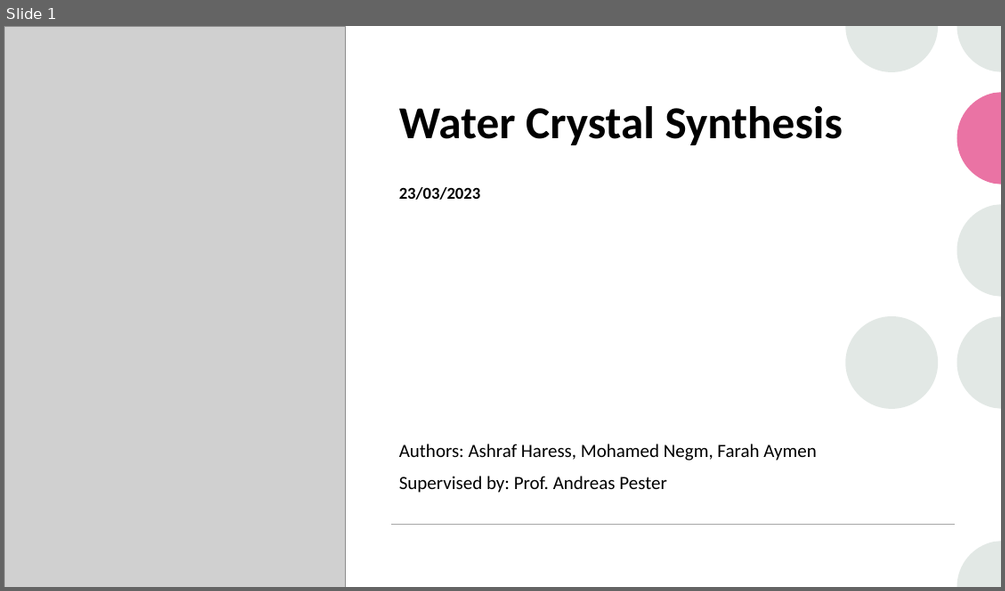
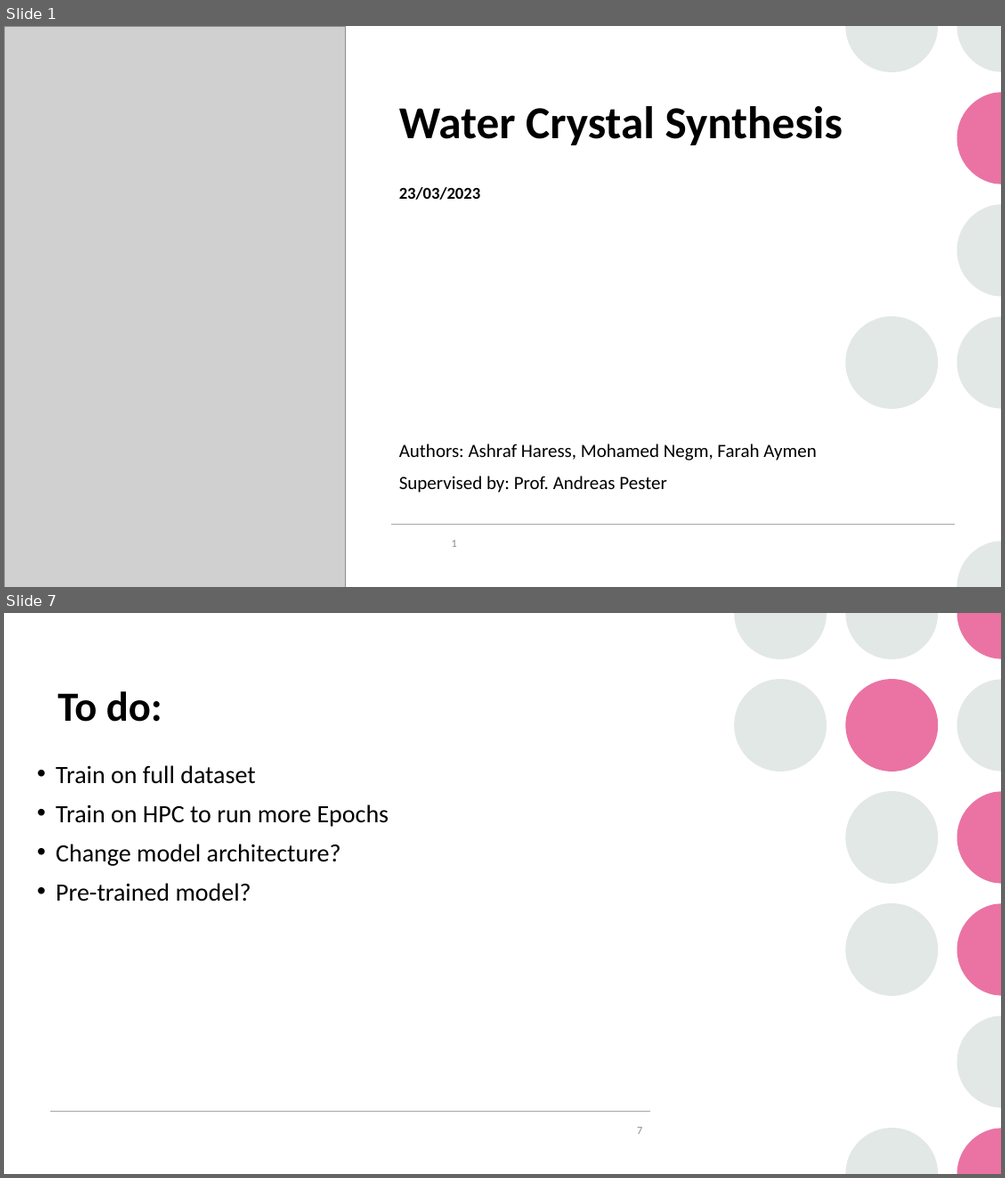
Before and after one commit to OdyAsh/dl-water-crystals-synthesis-super-resolution, a slide deck: project_info/water_crystal_synthesis_v1.pptx. Shown one above the other, each under a label of ours: slide 1 before the commit, slides 1 and 7 after it; the slides between them are not shown. The pictures are 1005x591 and 1005x1178 pixels, drawn with LibreOffice and Linux fonts; fonts in the diff are those of the drawing; grey boxes stand for pictures. Boxes give left, top, right and bottom in pixels: in the first picture for what was removed or moved away, otherwise in the second. Text is boxed around its words. In the diff, an @@ line names an element or a change of style, - is before the commit and + after.

```diff
--- a/project_info/water_crystal_synthesis_v1.pptx
+++ b/project_info/water_crystal_synthesis_v1.pptx
@@ slide 7 added at (4, 613, 1001, 1174), background #FFFFFF; not listed: 1 template element that a slide beside it also shows @@
@@ group added at (734, 613, 1001, 1174): 8 freeform shapes, 4 ellipses @@
@@ title added at (57, 691, 162, 722), 40 pt, text #000000, bold @@
+To do:
@@ text added at (56, 765, 389, 901), 24 pt, text #000000 @@
+• Train on full dataset
+• Train on HPC to run more Epochs
+• Change model architecture?
+• Pre-trained model?
@@ line added from (50, 1111) to (650, 1111), #A6A6A6 1 pt @@
@@ page number added at (637, 1127, 642, 1134), 10.5 pt, text #8C8C8C @@
+7
@@ slide 1 changed as well @@
@@ page number added at (452, 540, 457, 547), 10.5 pt, text #8C8C8C @@
+1
```
Also in this commit, not shown: 6 other slides added, 1 slide removed, 2 other files.
